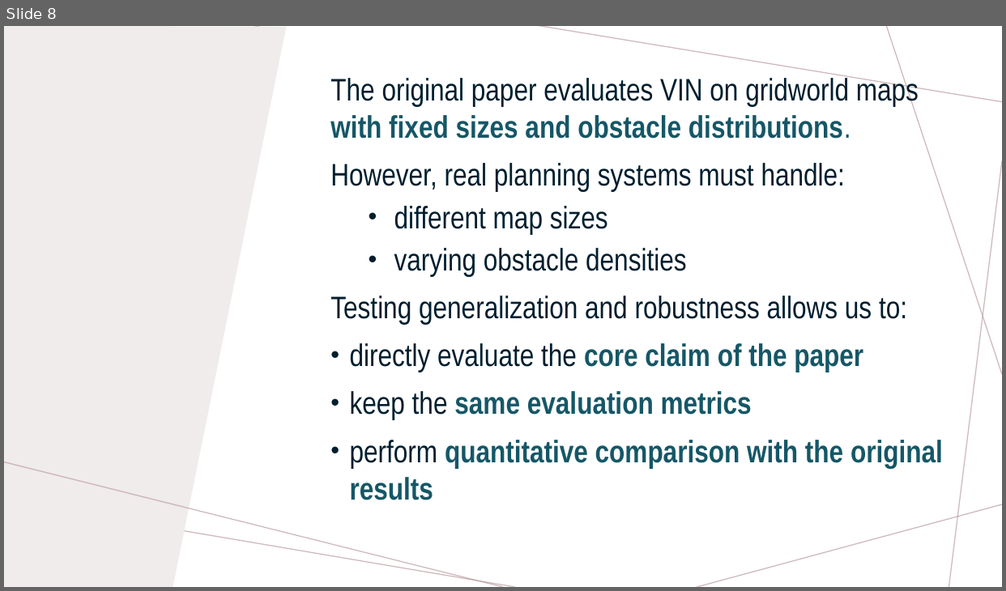
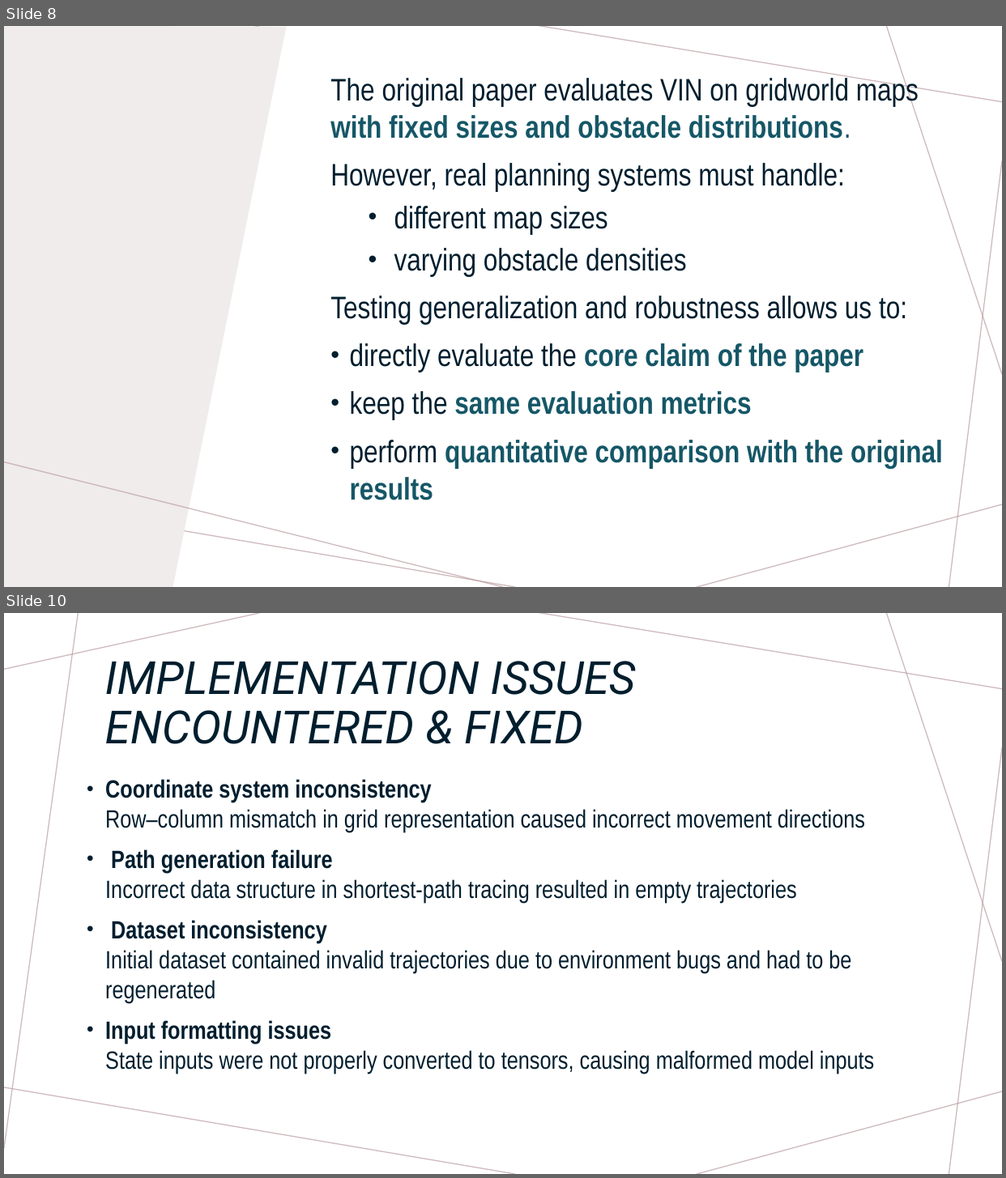
Before and after one commit to GozdeKorpe/pytorch-value-iteration-networks, a slide deck: PROPOSAL.pptx. Shown one above the other, each under a label of ours: slide 8 before the commit, slides 8 and 10 after it; the slides between them are not shown. The pictures are 1006x591 and 1006x1178 pixels, drawn with LibreOffice and Linux fonts; fonts in the diff are those of the drawing. Boxes give left, top, right and bottom in pixels: in the first picture for what was removed or moved away, otherwise in the second. Text is boxed around its words. In the diff, an @@ line names an element or a change of style, - is before the commit and + after.

Commit message:
28x28 data

```diff
--- a/PROPOSAL.pptx
+++ b/PROPOSAL.pptx
@@ slide 10 added at (x1=4, y1=613, x2=1002, y2=1174), background #FFFFFF; not listed: 7 template elements that a slide beside it also shows @@
@@ title added at (x1=105, y1=661, x2=635, y2=744), 44 pt, text #001E2E, italic @@
+IMPLEMENTATION ISSUES ENCOUNTERED & FIXED
@@ text added at (x1=105, y1=779, x2=874, y2=1074), 24 pt, text #001E2E @@
+• Coordinate system inconsistency
+  Row–column mismatch in grid representation caused incorrect movement directions
+• Path generation failure
+  Incorrect data structure in shortest-path tracing resulted in empty trajectories
+• Dataset inconsistency
+  Initial dataset contained invalid trajectories due to environment bugs and had to be regenerated
+• Input formatting issues
+  State inputs were not properly converted to tensors, causing malformed model inputs
```
Also in this commit, not shown: 4 other slides added, 1 slide removed, 2 other files.
